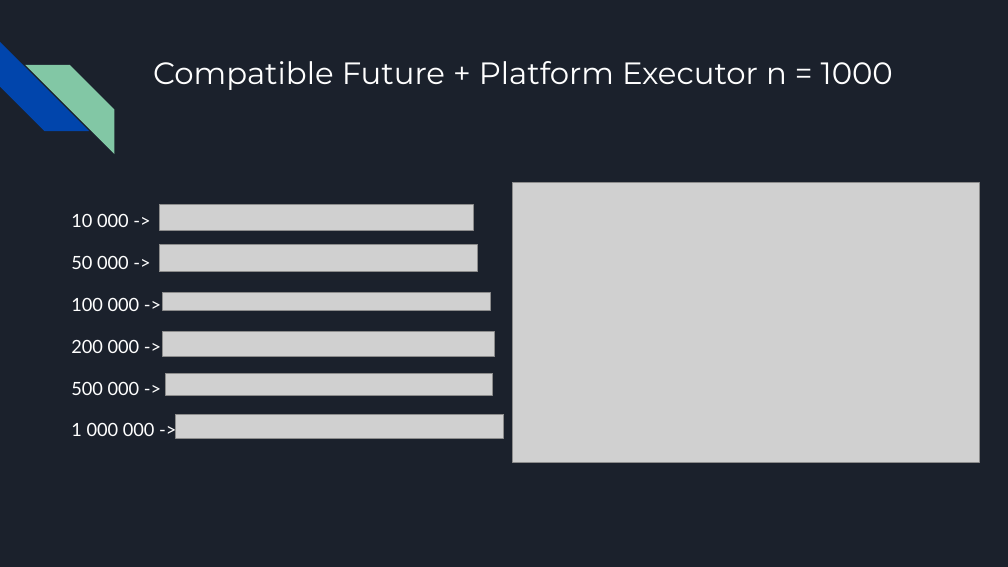
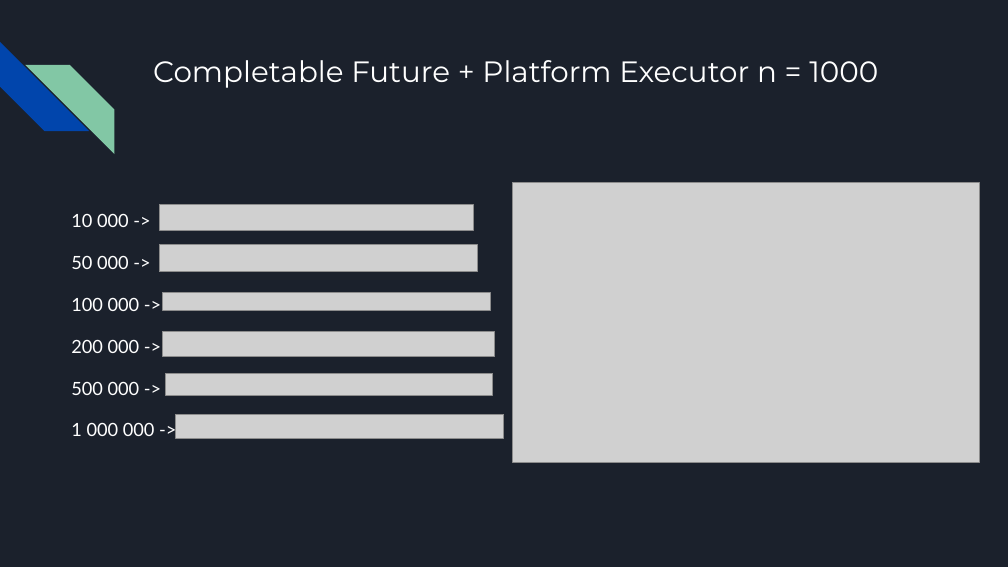
Before and after one commit to xkondix/loom-JAVA-SPRING, a slide deck: slide 35 of assets/Project Loom.pptx. Drawn at 1008x567 pixels with LibreOffice and Linux fonts; fonts in the diff are those of the drawing; grey boxes stand for pictures. Boxes give left, top, right and bottom in pixels: in the first picture for what was removed or moved away, otherwise in the second. Text is boxed around its words. In the diff, an @@ line names an element or a change of style, - is before the commit and + after.

```diff
--- a/assets/Project Loom.pptx
+++ b/assets/Project Loom.pptx
@@ title at [153,60,878,88]: text changed; size 22 to 21 pt @@
-Compatible Future + Platform Executor n = 1000
+Completable Future + Platform Executor n = 1000
```
Also in this commit, not shown: 6 other slides changed, 1 other file.
